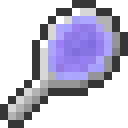
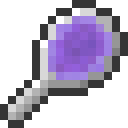
The second 128x128 image is a revision of the first. Changes to its layers:
painted on "magic_mirror.png copy" over (x1=48, y1=16, x2=112, y2=80)
